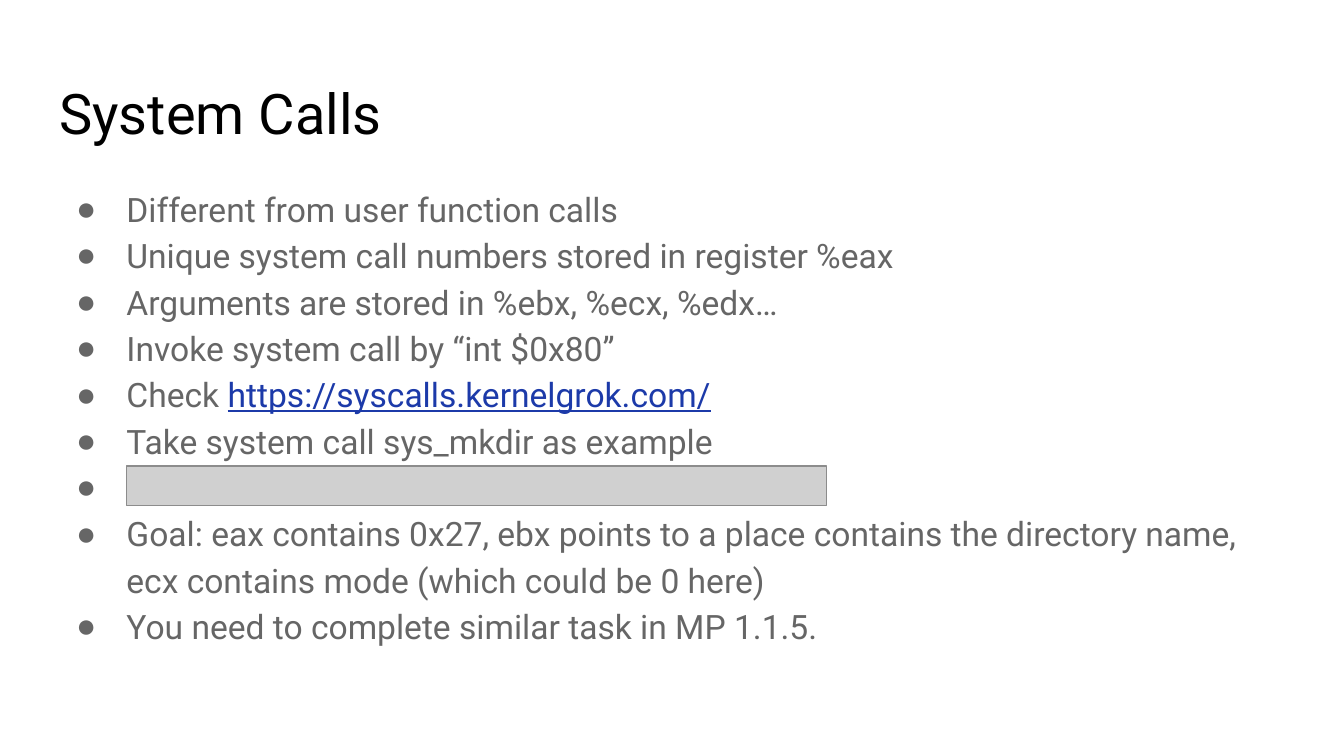
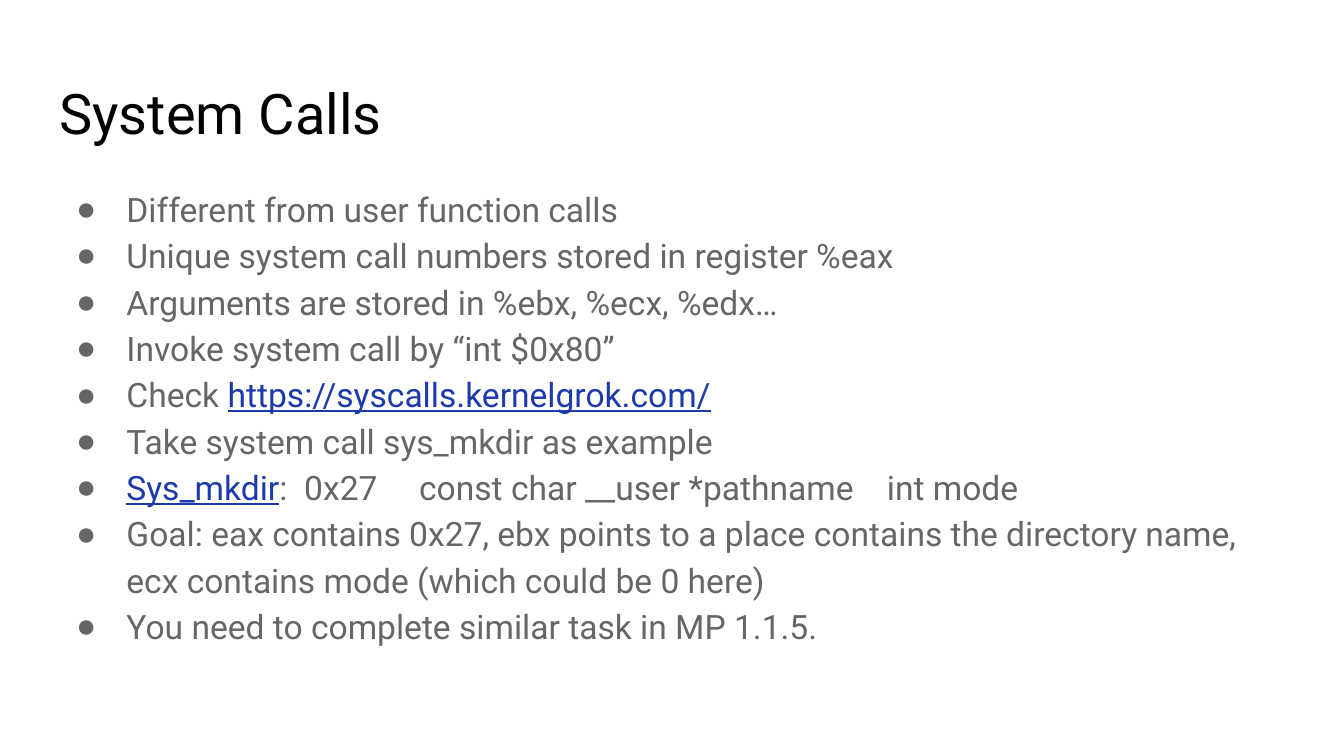
Before and after one commit to kaishenwang/MP1Disucssion, a slide deck: slide 50 of week1/Intro_OS_2019.pptx (slide 49 before the commit). Drawn at 1344x756 pixels with LibreOffice and Linux fonts; fonts in the diff are those of the drawing; grey boxes stand for pictures. Boxes give left, top, right and bottom in pixels: in the first picture for what was removed or moved away, otherwise in the second. Text is boxed around its words. In the diff, an @@ line names an element or a change of style, - is before the commit and + after.

```diff
--- a/week1/Intro_OS_2019.pptx
+++ b/week1/Intro_OS_2019.pptx
@@ text at (126, 474, 1018, 507): paragraph added @@
+● Sys_mkdir: 0x27 const char __user *pathname int mode
@@ picture removed at (126, 466, 827, 507) @@
```
Also in this commit, not shown: 10 other slides changed, 1 slide added.
